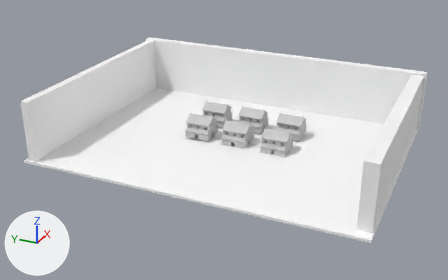
Renders of the FBX model Projects/Models/EN_Building_H_03.FBX from each side of a commit.
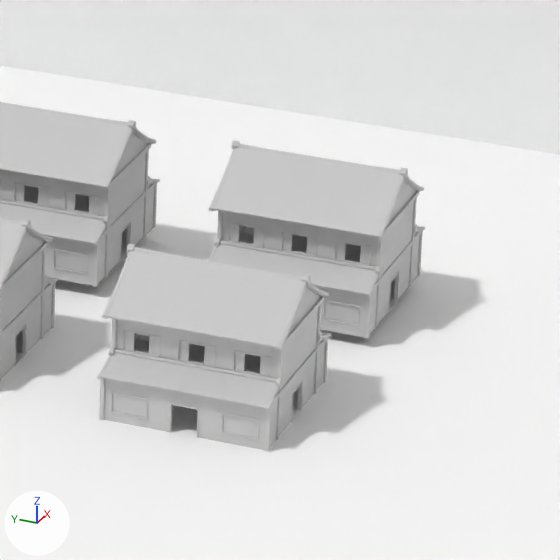
There are two pictures of each version: one whole from a 50 mm lens placed at (-327.8, -152.1, 161.6), pointed at (-13.5, -10.7, 4.4), one close up on the part from 55% to 73% of the width and 33% to 62% of the height. The lights are fixed; the arrows at lower left show +X, +Y and +Z. Where no turn or scale is listed for an object, it has been applied to the vertices.

In view in the first close-up: 'Box001', 'Box002', 'EN_Building_H_008', 'EN_Building_H_011', 'EN_Building_H_012', 'EN_Building_H_013'.
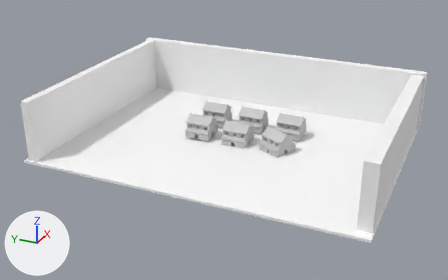
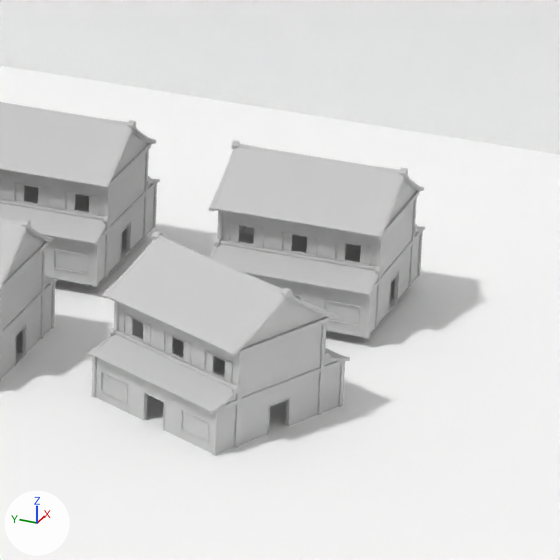
The change, as a list of edits to the scene's bpy script:
```text
Change ob_en_building_h_012:
    ob_en_building_h_012.rotation_euler: (0.0, 0.0, 0.0) -> (0.0, 0.0, -0.453)  # degrees (0, 0, 0) -> degrees (0, 0, -26)
```

Boxes [x1, y1, x2, y2] around the edits, measured in the close-ups (560 x 560 px):
'EN_Building_H_012', turned: before [97, 243, 331, 452]; after [87, 231, 350, 456]
